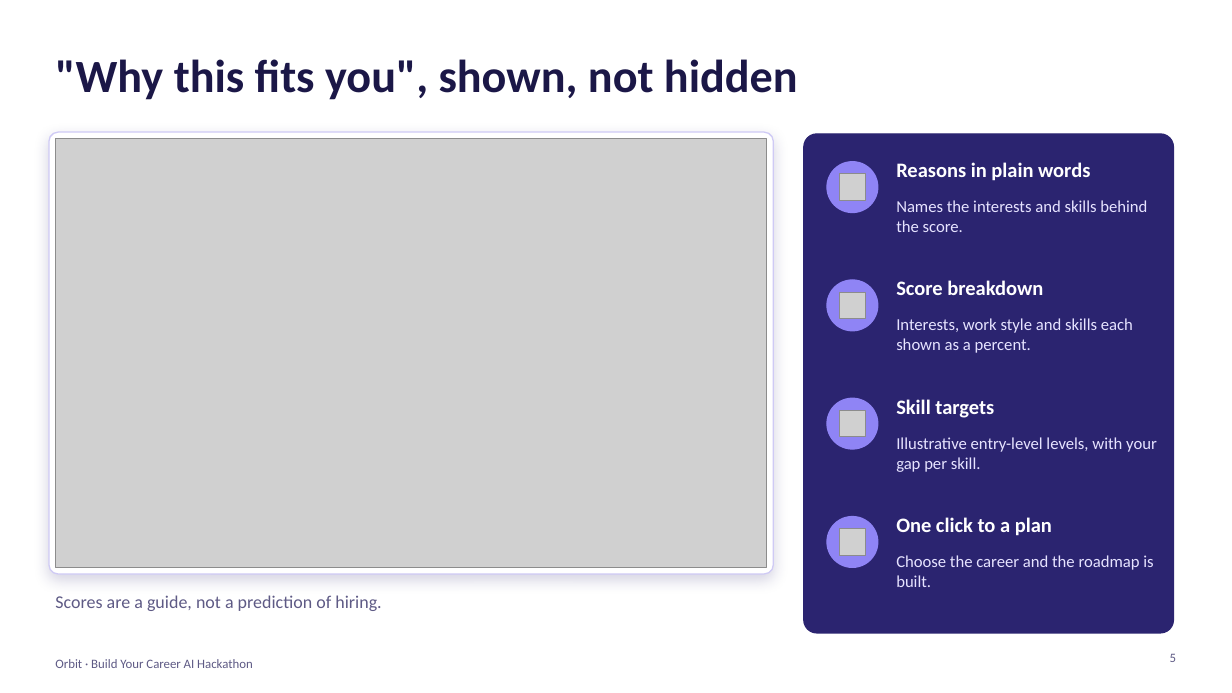
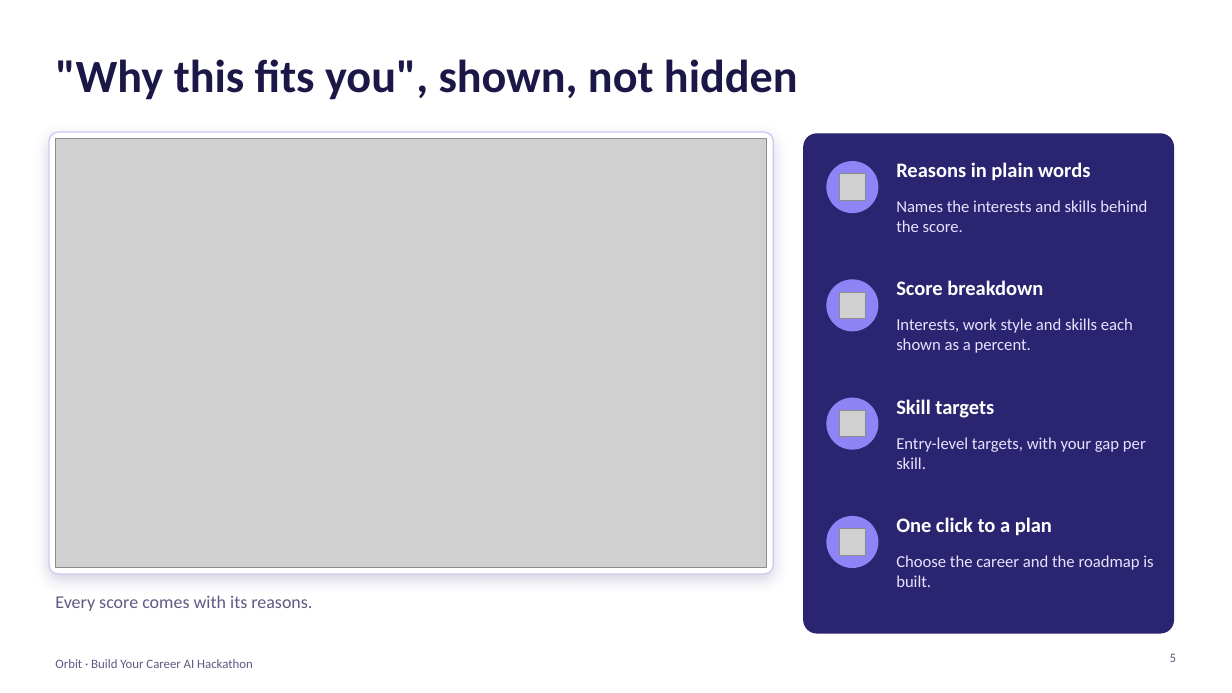
Before and after one commit to 111Reihan/AI-Powered-Career-Development-Hackathon, a slide deck: slide 5 of docs/Orbit-pitch-deck-v2.pptx. Drawn at 1232x693 pixels with LibreOffice and Linux fonts; fonts in the diff are those of the drawing; grey boxes stand for pictures. Boxes give left, top, right and bottom in pixels: in the first picture for what was removed or moved away, otherwise in the second. Text is boxed around its words. In the diff, an @@ line names an element or a change of style, - is before the commit and + after.

```diff
--- a/docs/Orbit-pitch-deck-v2.pptx
+++ b/docs/Orbit-pitch-deck-v2.pptx
@@ text at [896,437,1146,469]: text changed @@
-Illustrative entry-level levels, with your gap per skill.
+Entry-level targets, with your gap per skill.
@@ text at [55,595,312,611]: text changed @@
-Scores are a guide, not a prediction of hiring.
+Every score comes with its reasons.
```
Also in this commit, not shown: 4 other slides changed.
